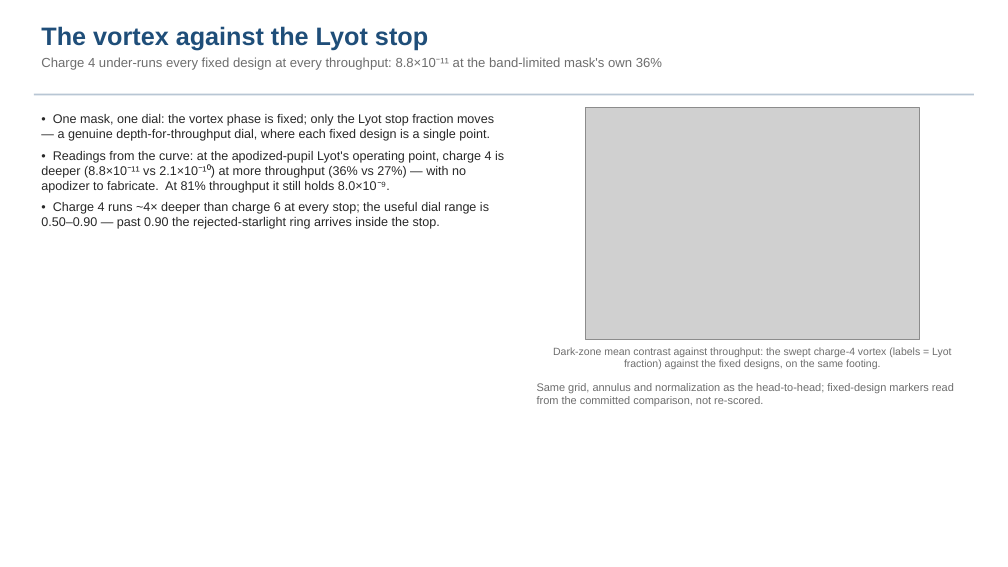
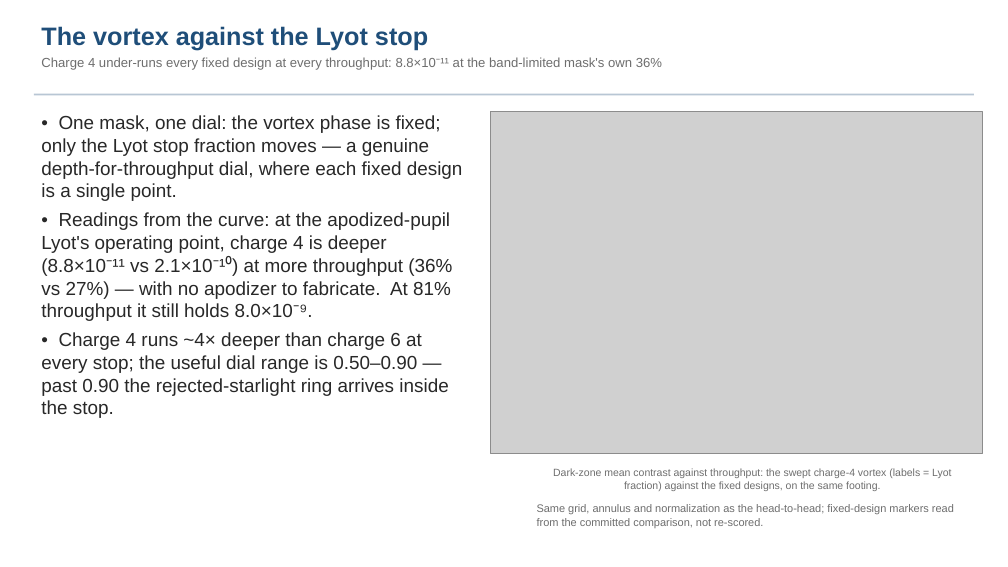
Before and after one commit to nasa-jpl/macos, a slide deck: slide 18 of demo_session/baseline_pass3.pptx. Drawn at 1008x567 pixels with LibreOffice and Linux fonts; fonts in the diff are those of the drawing; grey boxes stand for pictures. Boxes give left, top, right and bottom in pixels: in the first picture for what was removed or moved away, otherwise in the second. Text is boxed around its words. In the diff, an @@ line names an element or a change of style, - is before the commit and + after.

```diff
--- a/demo_session/baseline_pass3.pptx
+++ b/demo_session/baseline_pass3.pptx
@@ text "• One mask, one dial: ..." at (41, 115, 463, 418): size 12 to 18 pt @@
@@ picture: place and size @@
-picture at (585, 107, 920, 340)
+picture at (491, 112, 982, 454)
@@ text "Dark-zone mean contrast against throughput: ...": place and size @@
-text "Dark-zone mean contrast against throughput: ..." at (553, 347, 951, 369)
+text "Dark-zone mean contrast against throughput: ..." at (553, 468, 951, 491)
@@ text "Same grid, annulus and normalization ...": place and size @@
-text "Same grid, annulus and normalization ..." at (537, 383, 954, 406)
+text "Same grid, annulus and normalization ..." at (537, 504, 954, 528)
```
Also in this commit, not shown: 5 other slides changed, 5 other files.
